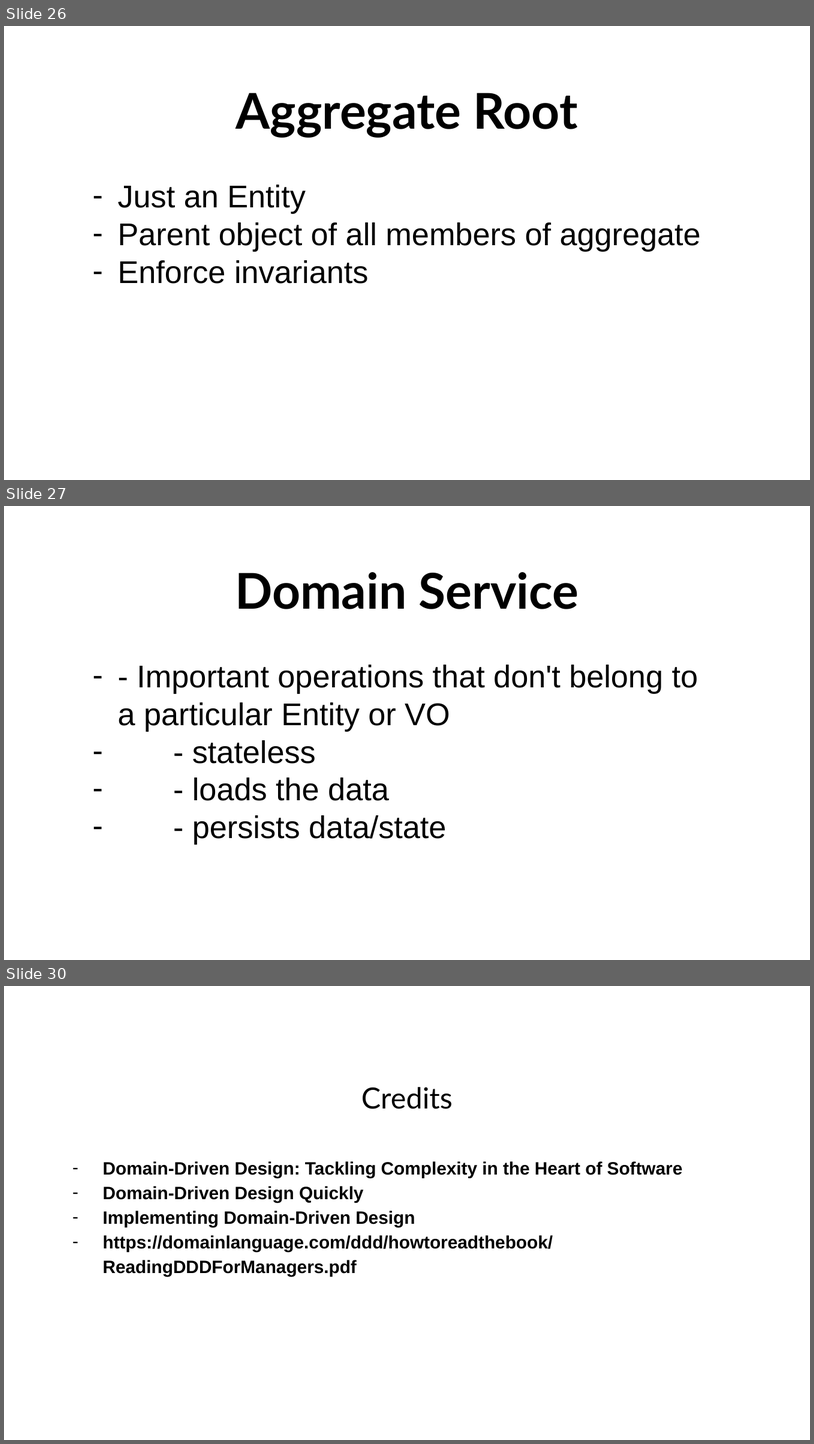
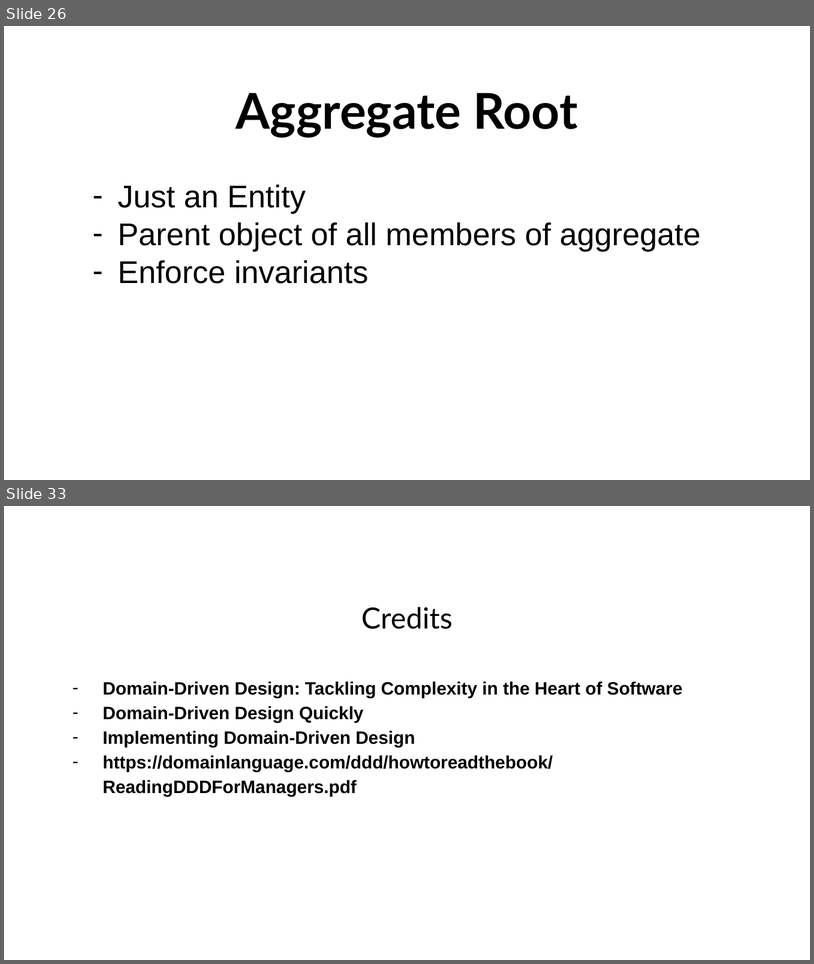
Before and after one commit to Elders/be-a-better-dev, a slide deck: Presentations/DomainDrivenDesign/DDD-TacticalDesign.pptx. Shown one above the other, each under a label of ours: slides 26, 27 and 30 before the commit, slides 26 and 33 after it; the slides between them are not shown. The pictures are 814x1444 and 814x964 pixels, drawn with LibreOffice and Linux fonts; fonts in the diff are those of the drawing; background and template pictures are left out. Boxes give left, top, right and bottom in pixels: in the first picture for what was removed or moved away, otherwise in the second. Text is boxed around its words. In the diff, an @@ line names an element or a change of style, - is before the commit and + after.

```diff
--- a/Presentations/DomainDrivenDesign/DDD-TacticalDesign.pptx
+++ b/Presentations/DomainDrivenDesign/DDD-TacticalDesign.pptx
@@ slide 27 removed at <box>4,506,810,960</box>, background picture (left out) @@
@@ text removed at <box>235,572,579,609</box> @@
-Domain Service
@@ text removed at <box>118,664,699,844</box> @@
-– - Important operations that don't belong to a particular Entity or VO
-– - stateless
-– - loads the data
-– - persists data/state
@@ what was slide 30 is now slide 33 @@
```
Also in this commit, not shown: 2 slides changed, 4 slides added.
